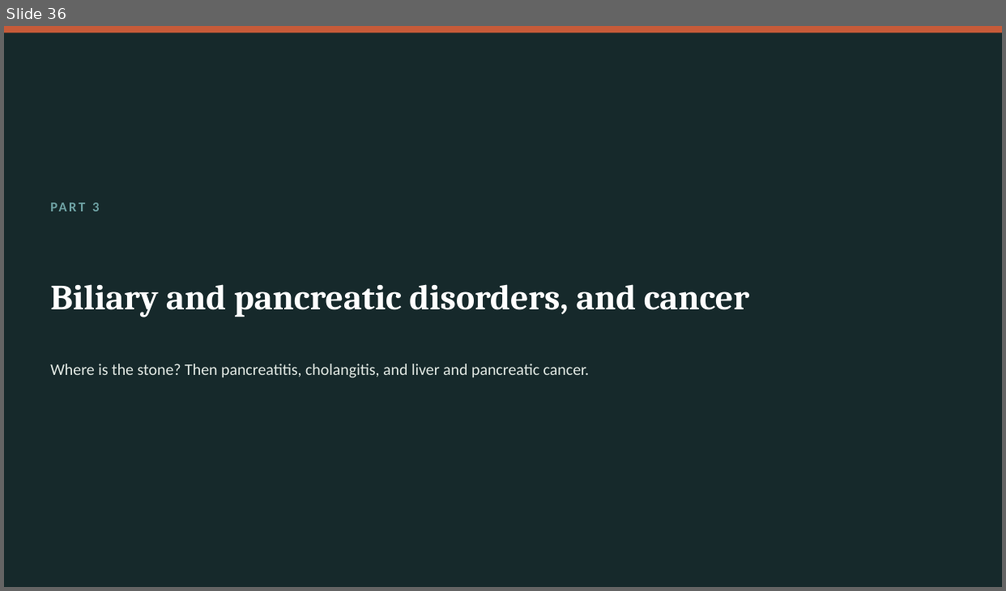
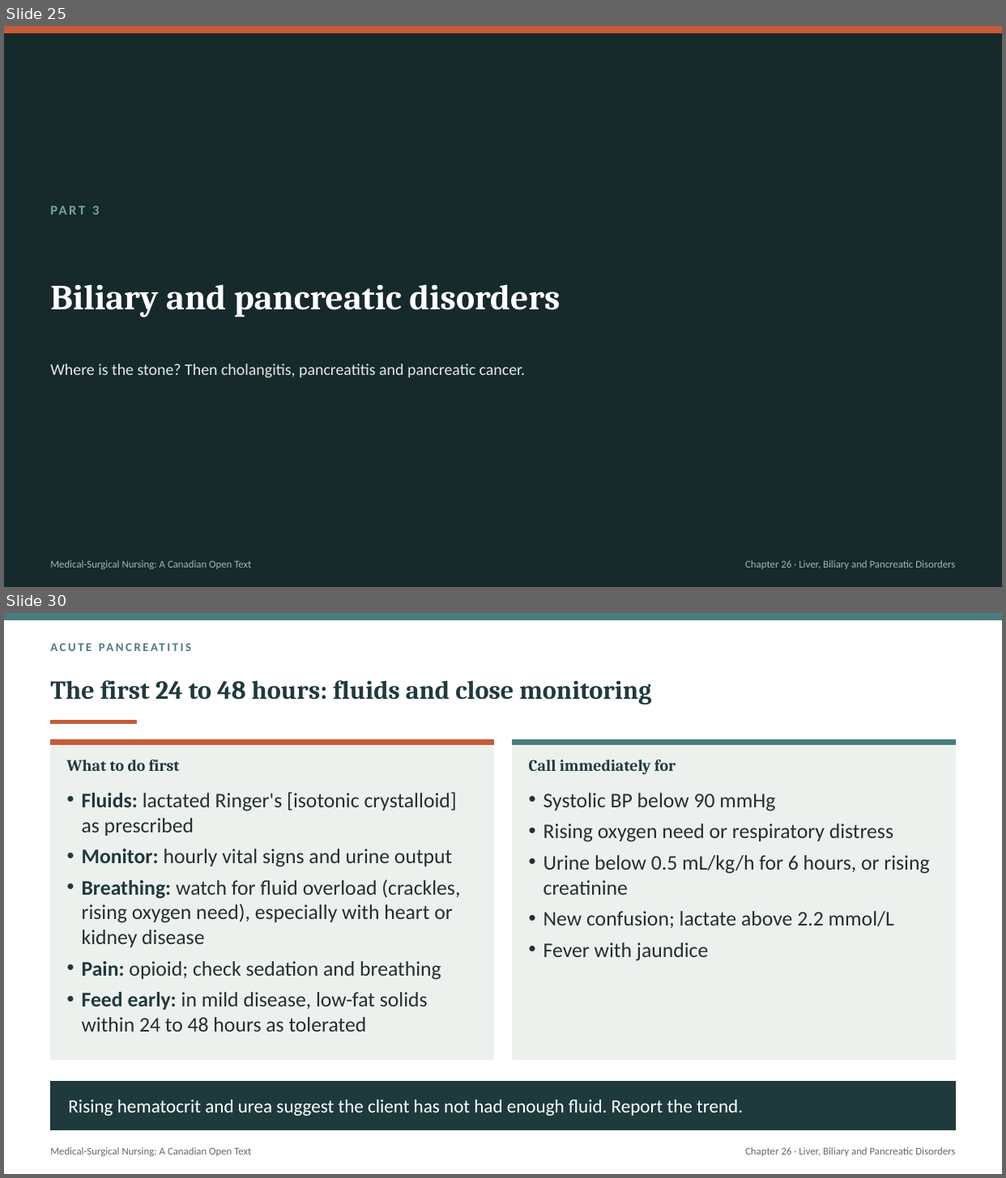
Before and after one commit to andrewleenl/opensourcenursing, a slide deck: Ch26_Liver_Biliary_and_Pancreatic_Disorders_Lecture_Presentation.pptx. Shown one above the other, each under a label of ours: slide 36 before the commit, slides 25 and 30 after it; the slides between them are not shown. The pictures are 1006x591 and 1006x1178 pixels, drawn with LibreOffice and Linux fonts; fonts in the diff are those of the drawing. Boxes give left, top, right and bottom in pixels: in the first picture for what was removed or moved away, otherwise in the second. Text is boxed around its words. In the diff, an @@ line names an element or a change of style, - is before the commit and + after.

```diff
--- a/Ch26_Liver_Biliary_and_Pancreatic_Disorders_Lecture_Presentation.pptx
+++ b/Ch26_Liver_Biliary_and_Pancreatic_Disorders_Lecture_Presentation.pptx
@@ slide 30 added at [4, 613, 1002, 1174], background #FFFFFF @@
@@ rectangle added at [4, 613, 1002, 619], fill #4A7C7E, outline #4A7C7E 1 pt @@
@@ text added at [50, 636, 956, 658], 11.5 pt, text #4A7C7E, bold @@
+ACUTE PANCREATITIS
@@ title added at [50, 680, 651, 705], 25 pt, text #1F3A3D, bold @@
+The first 24 to 48 hours: fluids and close monitoring
@@ rectangle added at [50, 721, 137, 724], fill #C75B39, outline #C75B39 1 pt @@
@@ rectangle added at [50, 740, 493, 1059], fill #EDF1EE, outline #EDF1EE 1 pt @@
@@ rectangle added at [50, 740, 493, 745], fill #C75B39, outline #C75B39 1 pt @@
@@ rectangle added at [513, 740, 956, 1059], fill #EDF1EE, outline #EDF1EE 1 pt @@
@@ rectangle added at [513, 740, 956, 745], fill #4A7C7E, outline #4A7C7E 1 pt @@
@@ text added at [67, 760, 180, 771], 15.5 pt, text #1F3A3D, bold @@
+What to do first
@@ text added at [529, 760, 675, 775], 15.5 pt, text #1F3A3D, bold @@
+Call immediately for
@@ text added at [82, 792, 460, 1032], 20 pt, text #22302F @@
+• Fluids: lactated Ringer's [isotonic crystalloid] as prescribed
+• Monitor: hourly vital signs and urine output
+• Breathing: watch for fluid overload (crackles, rising oxygen need), especially with heart or kidney disease
+• Pain: opioid; check sedation and breathing
+• Feed early: in mild disease, low-fat solids within 24 to 48 hours as tolerated
@@ text added at [543, 793, 929, 961], 20 pt, text #22302F @@
+• Systolic BP below 90 mmHg
+• Rising oxygen need or respiratory distress
+• Urine below 0.5 mL/kg/h for 6 hours, or rising creatinine
+• New confusion; lactate above 2.2 mmol/L
+• Fever with jaundice
@@ rectangle added at [50, 1082, 956, 1131], fill #1F3A3D, outline #1F3A3D 1 pt @@
@@ text added at [68, 1100, 743, 1116], 18 pt, text #FFFFFF @@
+Rising hematocrit and urea suggest the client has not had enough fluid. Report the trend.
@@ text added at [50, 1148, 251, 1157], 10 pt, text #5E6E6B @@
+Medical-Surgical Nursing: A Canadian Open Text
@@ text added at [745, 1148, 955, 1157], 10 pt, text #5E6E6B @@
+Chapter 26 · Liver, Biliary and Pancreatic Disorders
@@ what was slide 36 is now slide 25 @@
@@ slide 25 changed as well @@
@@ text "PART 3" at [92, 206, 99, 215]: vertical alignment top to middle @@
@@ title at [50, 284, 560, 318]: text changed @@
-Biliary and pancreatic disorders, and cancer
+Biliary and pancreatic disorders
@@ text at [50, 364, 525, 378]: text changed @@
-Where is the stone? Then pancreatitis, cholangitis, and liver and pancreatic cancer.
+Where is the stone? Then cholangitis, pancreatitis and pancreatic cancer.
@@ text added at [50, 561, 251, 570], 10 pt, text #9FB5B2 @@
+Medical-Surgical Nursing: A Canadian Open Text
@@ text added at [745, 561, 955, 570], 10 pt, text #9FB5B2 @@
+Chapter 26 · Liver, Biliary and Pancreatic Disorders
```
Also in this commit, not shown: 10 other slides changed, 37 other slides added, 44 slides removed, 1 other file.
